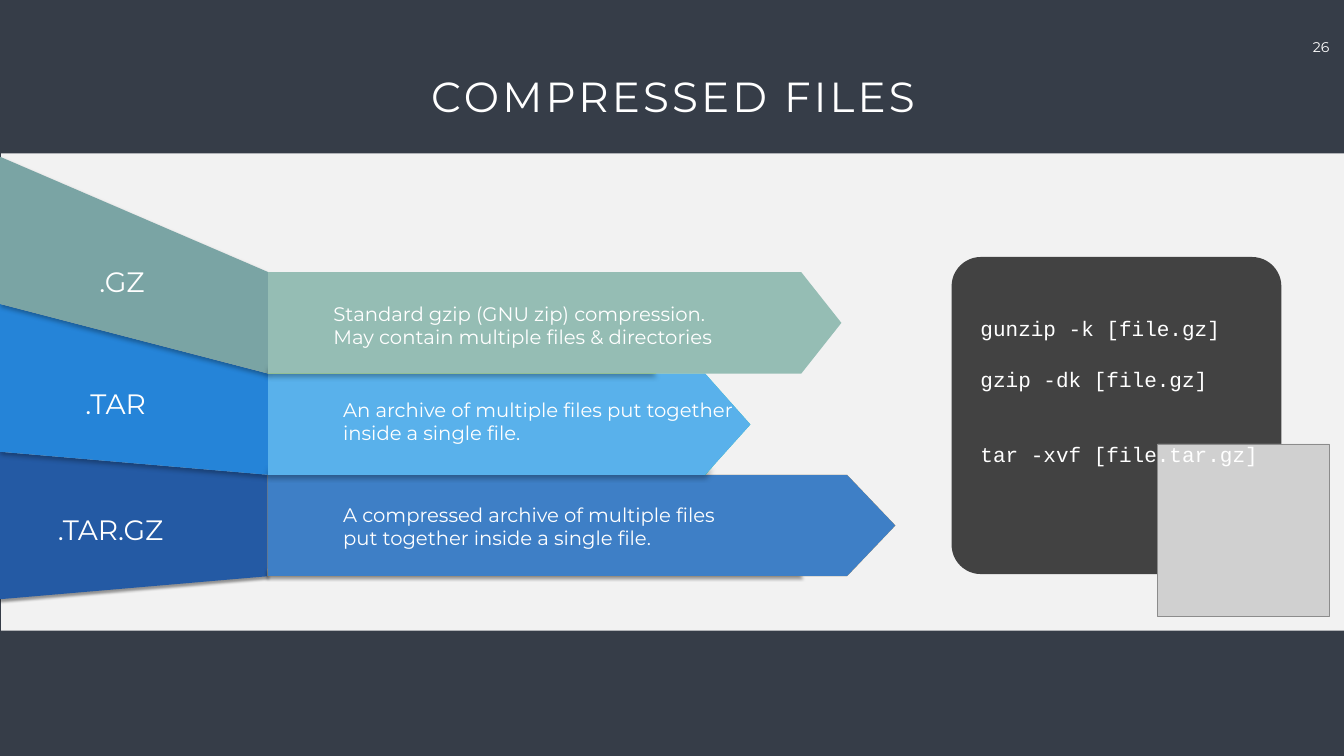
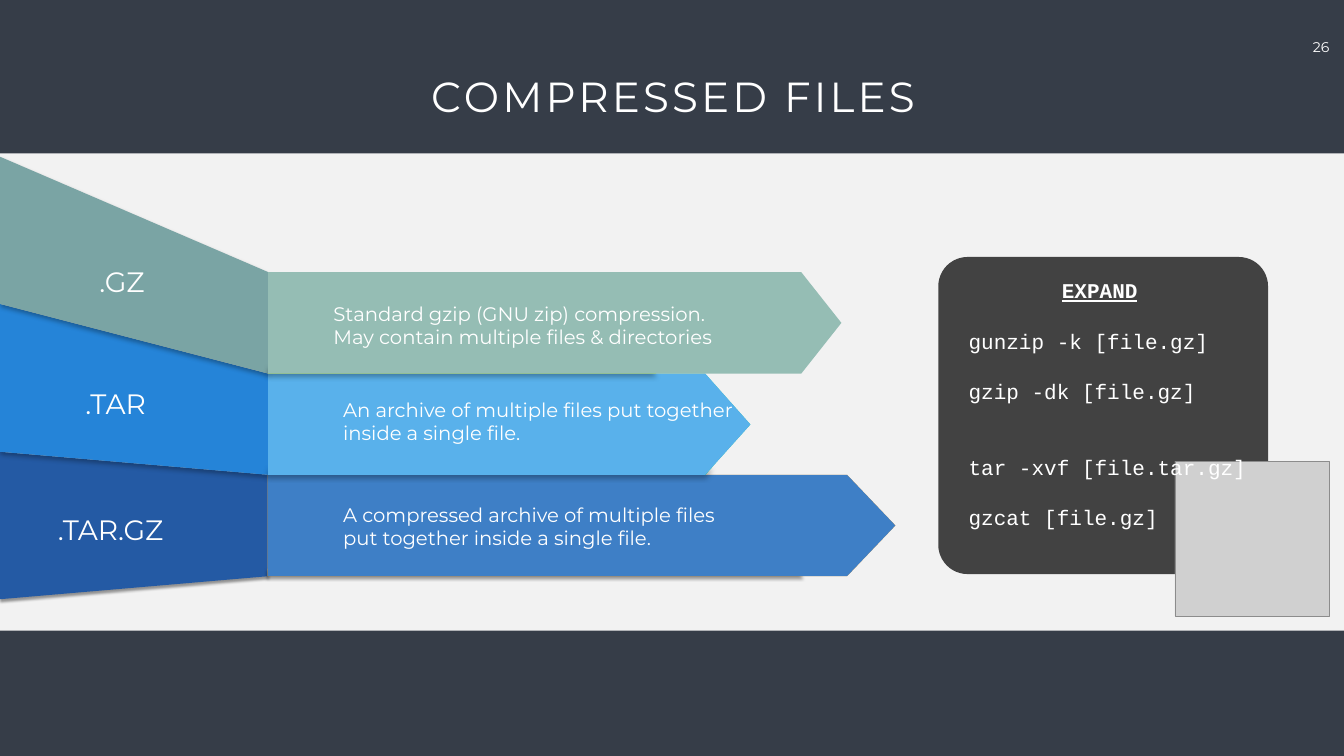
Before and after one commit to Center-for-Health-Data-Science/Just-Bash-It, a slide deck: slide 26 of Commandline_Workshop.pptx. Drawn at 1344x756 pixels with LibreOffice and Linux fonts; fonts in the diff are those of the drawing; grey boxes stand for pictures. Boxes give left, top, right and bottom in pixels: in the first picture for what was removed or moved away, otherwise in the second. Text is boxed around its words. In the diff, an @@ line names an element or a change of style, - is before the commit and + after.

```diff
--- a/Commandline_Workshop.pptx
+++ b/Commandline_Workshop.pptx
@@ rounded rectangle: place and size @@
-rounded rectangle at (952, 257, 1281, 574)
+rounded rectangle at (939, 257, 1268, 574)
@@ text added at (1062, 284, 1138, 302), 30 pt, text #FFFFFF, bold, underline @@
+EXPAND
@@ text "gunzip -k [file.gz]": place and size @@
-text "gunzip -k [file.gz]" at (980, 321, 1258, 469)
+text "gunzip -k [file.gz]" at (969, 334, 1246, 530)
@@ picture: place and size @@
-picture at (1157, 444, 1329, 616)
+picture at (1175, 461, 1330, 616)
@@ text at (969, 510, 1157, 530): paragraph added @@
+gzcat [file.gz]
```
Also in this commit, not shown: 5 other slides changed, 4 slides added, 3 slides removed, 4 other files.
